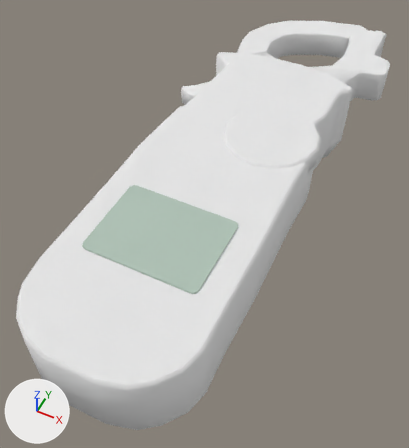
Before and after pictures for a commit that changed the Blender file vl.vlabs.com.ua/models/clampMeterUEIDL479/clampMeterUEIDL479.blend.
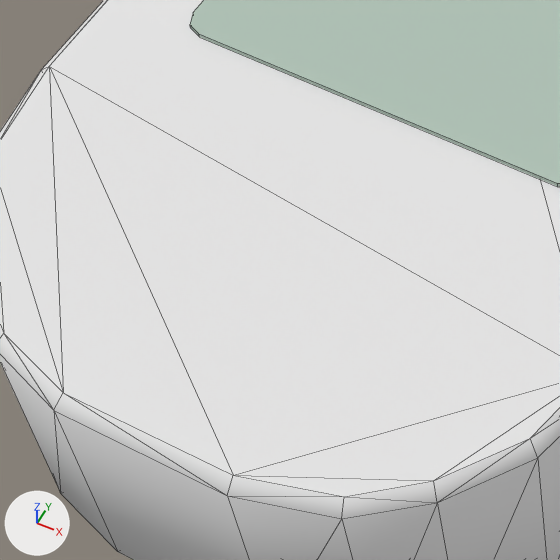
The first picture shows the older version from a camera (50 mm lens) standing at (0.068, -0.049, 0.148) and looking at (-0.003, 0.092, -0.029). The close-ups show both versions on the part from 6% to 47% of the width and 53% to 90% of the height of that picture; other places that the commit changed are outside them. The axes (+X, +Y, +Z) are drawn at lower left. The lights are the same throughout. The close-ups show mesh edges as thin lines.

Before the edit, the objects in view are built like this:
```python
me_plane_001 = bpy.data.meshes.new('Plane.001')
me_plane_001.from_pydata(...)  # 301 vertices, 486 faces; spans x -0.036..0.038, y -0.078..0.149, z -0.018..0.017
me_plane_001.materials.append(mat_clampmeterueidl479material)  # its picture is missing
me_plane_005 = bpy.data.meshes.new('Plane.005')
me_plane_005.from_pydata(...)  # 24 vertices, 13 faces; spans x -0.0215..0.0211, y 0.0004..0.0331, z 0.0041..0.0047
me_plane_005.materials.append(mat_clampmeterueidl479screenmaterial)  # light grey #b2c4b8
ob_clampmeterueidl479 = bpy.data.objects.new('clampMeterUEIDL479', me_plane_001)
ob_clampmeterueidl479.location = (0.0035, 0.0785, -0.012)
ob_plane_002 = bpy.data.objects.new('Plane.002', me_plane_005)
ob_plane_002.parent = ob_clampmeterueidl479
ob_plane_002.matrix_parent_inverse = Matrix(((1.0, 0.0, 0.0, -0.00346), (0.0, 1.0, 0.0, -0.0785), (0.0, 0.0, 1.0, 0.012), (0.0, 0.0, 0.0, 1.0)))
ob_plane_002.location = (0.000169, 0.0374, 0.000352)
```
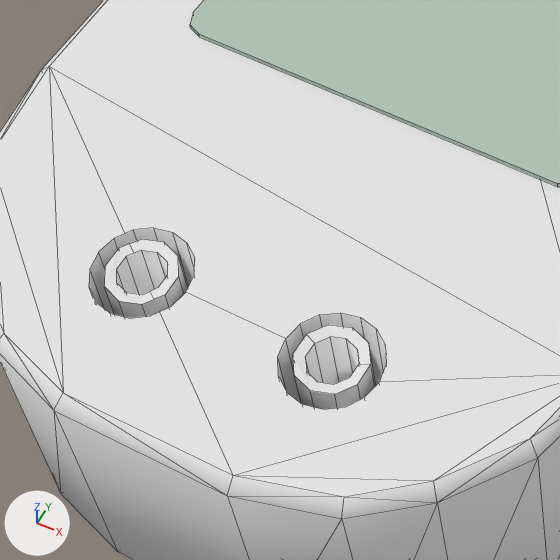
Boxes (x1, y1, x2, y2) around the edits, measured in the close-ups (560 x 560 px):
part 1 of me_plane_001, built on: (49, 66, 560, 475) in both

The change, as a diff of the scene's bpy script:
```diff
--- a/vl.vlabs.com.ua/models/clampMeterUEIDL479/clampMeterUEIDL479.blend.py
+++ b/vl.vlabs.com.ua/models/clampMeterUEIDL479/clampMeterUEIDL479.blend.py
@@ me_plane_001 @@
 # used by ob_clampmeterueidl479; location = (0.0035, 0.0785, -0.012)
-me_plane_001.from_pydata(...)  # 301 vertices, 486 faces; spans x -0.036..0.038, y -0.078..0.149, z -0.018..0.017
+me_plane_001.from_pydata(...)  # 453 vertices, 617 faces; spans x -0.036..0.038, y -0.078..0.149, z -0.018..0.017
+# me_plane_001 part 1
+# 2 faces are deleted
+# 87 vertices are added at x -0.017..0.012, y -0.069..-0.06, z 0.002..0.017
+# 52 new vertices lie (0.0, 0.0, 0.014) away from vertices in x -0.017..0.012, y -0.069..-0.06, z 0.003
+# 8 new vertices lie (0.0, 0.0, 0.015) away from vertices in x -0.015..0.01, y -0.067..-0.066, z 0.002
+# 5 new vertices lie (0.0, 0.0, 0.015) away from vertices in x -0.014..0.009, y -0.062..-0.061, z 0.002
+# 126 new faces join them, smooth
+# 7 new faces join them
 me_plane_001.materials.append(mat_clampmeterueidl479material)
```
